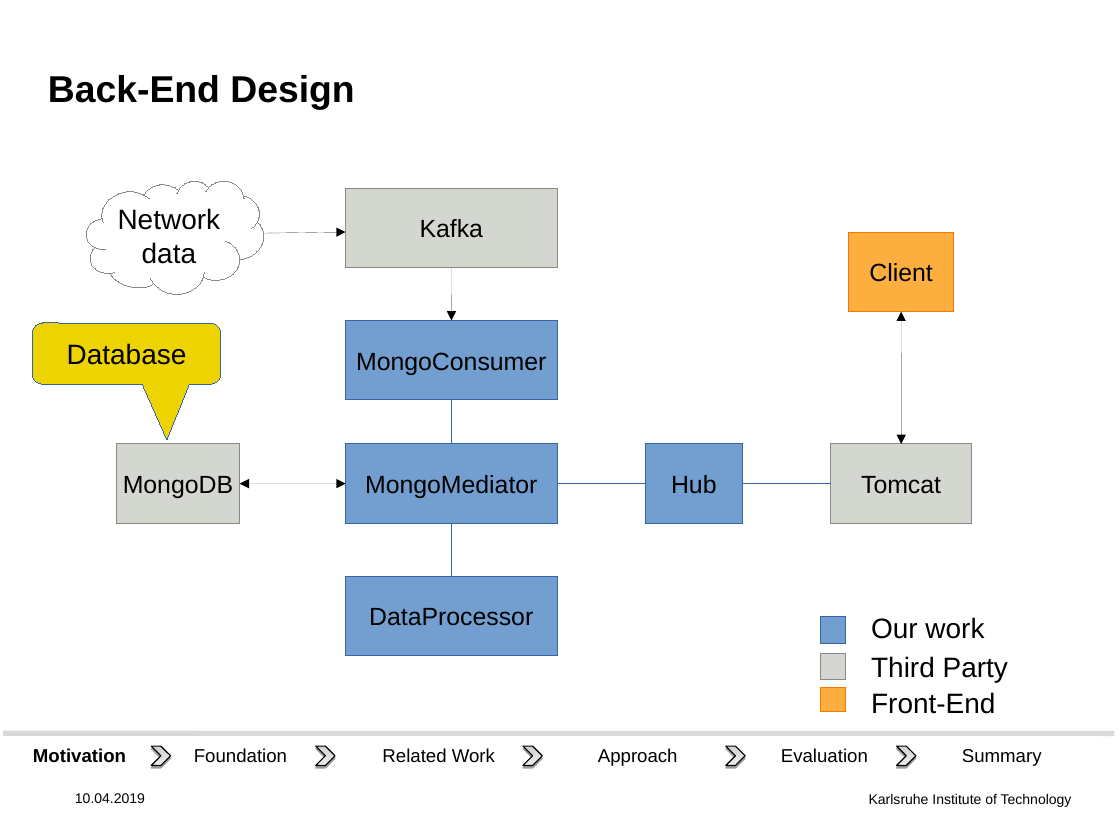
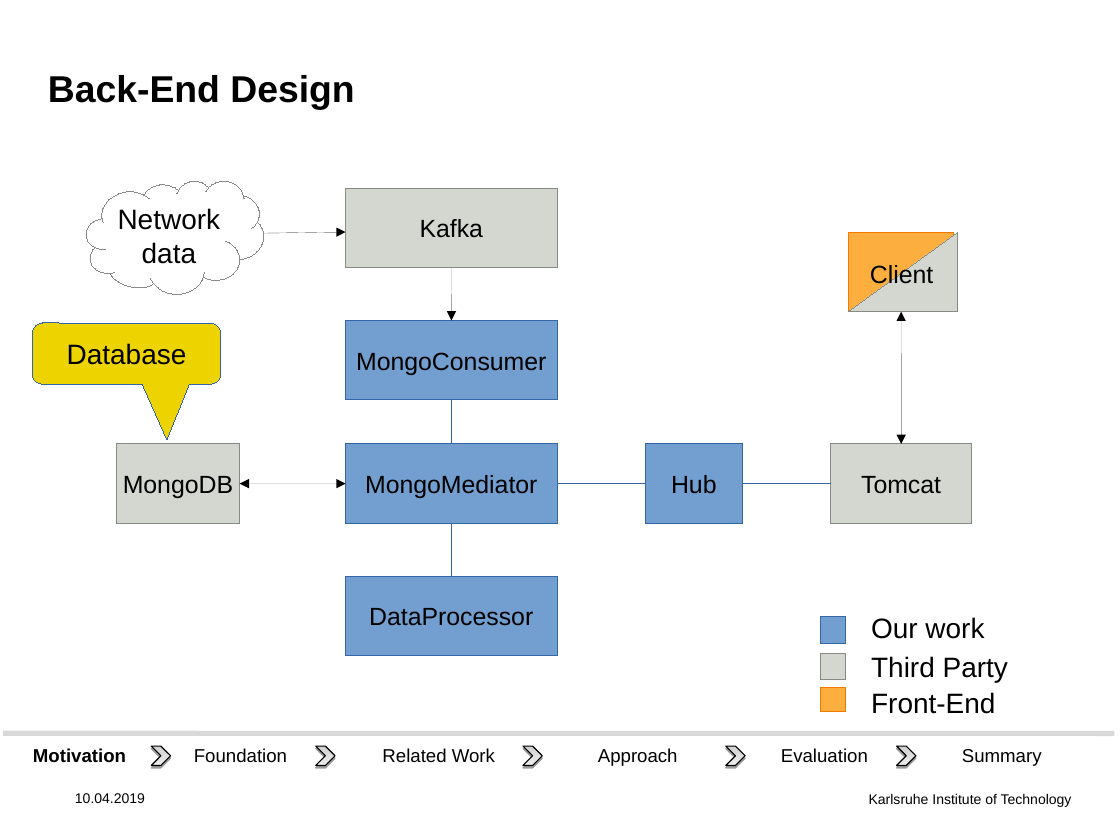
Before and after one commit to DHSTTOS/documents, a slide deck: slide 8 of final_presentation/final-pres3.odp. Drawn at 1120x840 pixels with LibreOffice and Linux fonts; fonts in the diff are those of the drawing; background and template pictures are left out. Boxes give left, top, right and bottom in pixels: in the first picture for what was removed or moved away, otherwise in the second. Text is boxed around its words. In the diff, an @@ line names an element or a change of style, - is before the commit and + after.

Commit message:
Rearrange development tools. Represent "Client" in diagram as half-half.

```diff
--- a/final_presentation/final-pres3.odp
+++ b/final_presentation/final-pres3.odp
@@ rectangle added at box(848, 232, 953, 311), fill #FCAF3E, outline #F57900 0 pt @@
@@ right triangle added at box(848, 232, 958, 311), fill #D3D7CF, outline #888A85 0 pt @@
@@ text "Client": place and size @@
-text "Client" at box(848, 232, 953, 311)
+text "Client" at box(870, 263, 933, 289)
@@ text "Client" at box(870, 263, 933, 289): alignment centre to left; vertical alignment middle to top; fill #FCAF3E to none; outline #F57900 0 pt to none @@
```
Also in this commit, not shown: 8 other slides changed, 1 slide removed, 1 other file.
